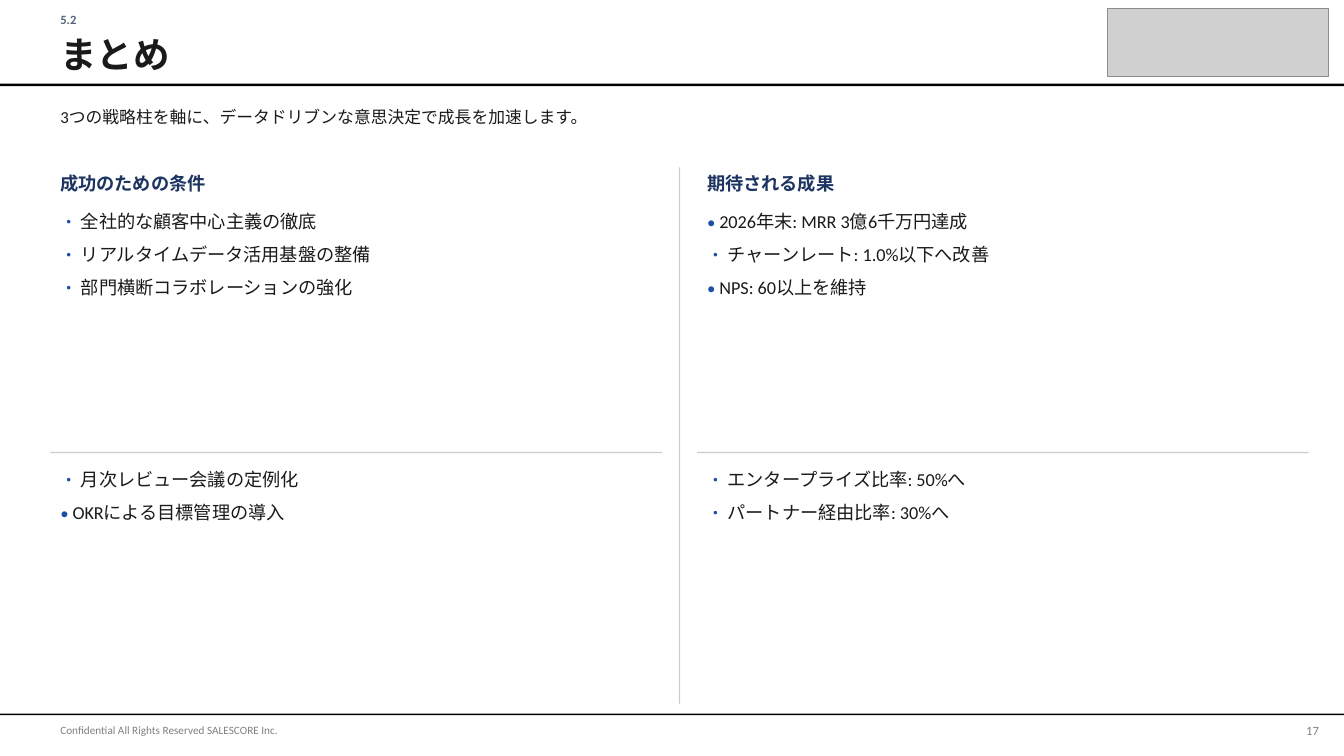
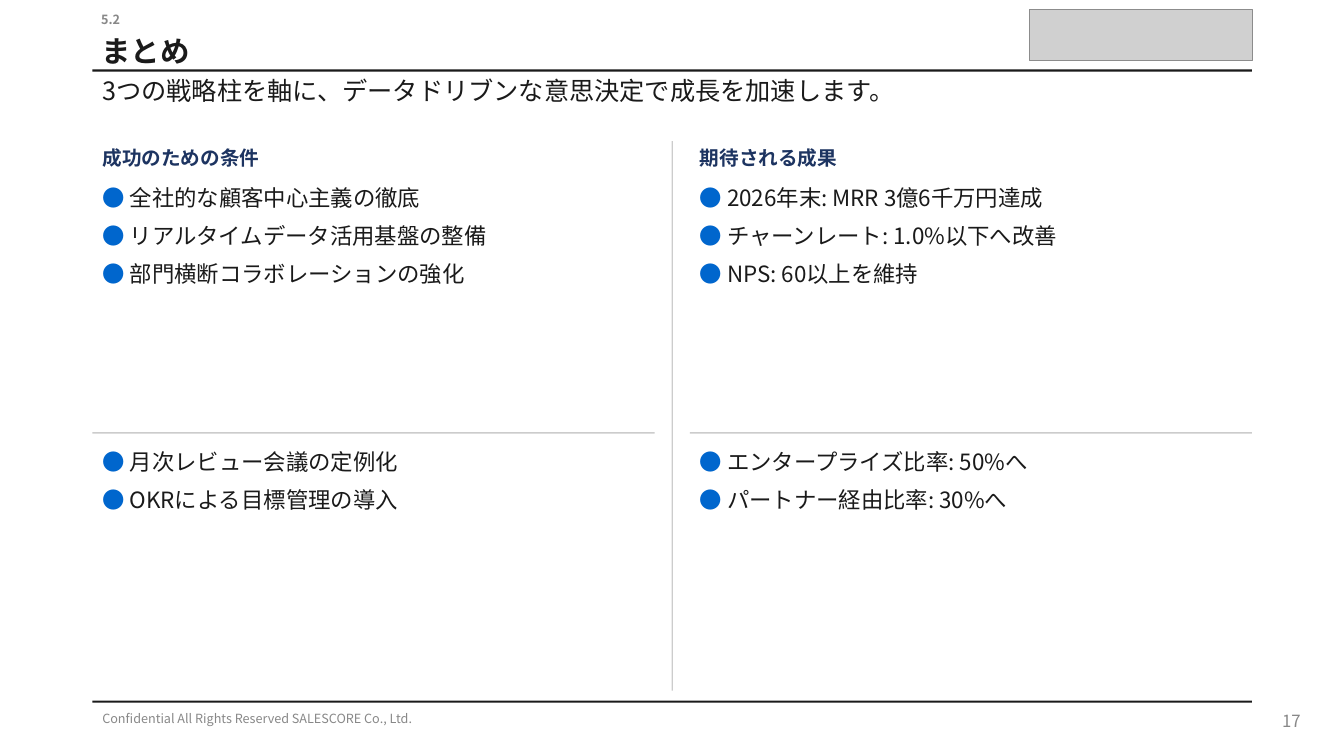
Before and after one commit to shintanagami-netizen/-, a slide deck: slide 17 of demo_sample.pptx. Drawn at 1344x756 pixels with LibreOffice and Linux fonts; fonts in the diff are those of the drawing; grey boxes stand for pictures. Boxes give left, top, right and bottom in pixels: in the first picture for what was removed or moved away, otherwise in the second. Text is boxed around its words. In the diff, an @@ line names an element or a change of style, - is before the commit and + after.

```diff
--- a/demo_sample.pptx
+++ b/demo_sample.pptx
@@ text "5.2": place and size @@
-text "5.2" at bbox=[60, 16, 76, 24]
+text "5.2" at bbox=[101, 14, 120, 24]
@@ text "5.2" at bbox=[101, 14, 120, 24]: font Calibri to Noto Sans CJK JP, text colour #55657A to #888888 @@
@@ text "まとめ": place and size @@
-text "まとめ" at bbox=[60, 38, 169, 71]
+text "まとめ" at bbox=[101, 38, 189, 70]
@@ text "まとめ" at bbox=[101, 38, 189, 70]: size 26 to 21 pt, font Calibri to Noto Sans CJK JP @@
@@ picture: place and size @@
-picture at bbox=[1107, 8, 1329, 77]
+picture at bbox=[1029, 9, 1252, 60]
@@ text "3つの戦略柱を軸に、データドリブンな意思決定で成長を加速します。": place and size @@
-text "3つの戦略柱を軸に、データドリブンな意思決定で成長を加速します。" at bbox=[60, 110, 587, 125]
+text "3つの戦略柱を軸に、データドリブンな意思決定で成長を加速します。" at bbox=[102, 78, 894, 102]
@@ text "3つの戦略柱を軸に、データドリブンな意思決定で成長を加速します。" at bbox=[102, 78, 894, 102]: size 12 to 18 pt, font Calibri to Noto Sans CJK JP @@
@@ rectangle at bbox=[93, 70, 1252, 72]: fill #000000 to #1A1A1A @@
@@ rectangle: place and size @@
-rectangle at bbox=[0, 84, 1344, 87]
+rectangle at bbox=[93, 70, 1252, 72]
@@ text "成功のための条件": place and size @@
-text "成功のための条件" at bbox=[60, 174, 205, 192]
+text "成功のための条件" at bbox=[102, 148, 259, 167]
@@ text "成功のための条件" at bbox=[102, 148, 259, 167]: size 13 to 14 pt, font Calibri to Noto Sans CJK JP @@
@@ rectangle: place and size @@
-rectangle at bbox=[679, 167, 680, 704]
+rectangle at bbox=[671, 141, 673, 691]
@@ text "期待される成果" at bbox=[700, 148, 837, 167]: size 13 to 14 pt, font Calibri to Noto Sans CJK JP @@
@@ text "期待される成果": place and size @@
-text "期待される成果" at bbox=[707, 174, 834, 192]
+text "期待される成果" at bbox=[700, 148, 837, 167]
@@ text at bbox=[130, 187, 487, 284]: text changed; size 13 to 16 pt; font Calibri to Noto Sans CJK JP @@
-• 全社的な顧客中心主義の徹底
-• リアルタイムデータ活用基盤の整備
-• 部門横断コラボレーションの強化
+● 全社的な顧客中心主義の徹底
+● リアルタイムデータ活用基盤の整備
+● 部門横断コラボレーションの強化
@@ text at bbox=[727, 187, 1056, 284]: text changed; size 13 to 16 pt; font Calibri to Noto Sans CJK JP @@
-• 2026年末: MRR 3億6千万円達成
-• チャーンレート: 1.0%以下へ改善
-• NPS: 60以上を維持
+● 2026年末: MRR 3億6千万円達成
+● チャーンレート: 1.0%以下へ改善
+● NPS: 60以上を維持
@@ rectangle: place and size @@
-rectangle at bbox=[50, 452, 662, 453]
+rectangle at bbox=[93, 433, 655, 434]
@@ rectangle: place and size @@
-rectangle at bbox=[698, 452, 1310, 453]
+rectangle at bbox=[690, 433, 1252, 434]
@@ text at bbox=[130, 451, 398, 510]: text changed; size 13 to 16 pt; font Calibri to Noto Sans CJK JP @@
-• 月次レビュー会議の定例化
-• OKRによる目標管理の導入
+● 月次レビュー会議の定例化
+● OKRによる目標管理の導入
@@ text at bbox=[727, 451, 1028, 510]: text changed; size 13 to 16 pt; font Calibri to Noto Sans CJK JP @@
-• エンタープライズ比率: 50%へ
-• パートナー経由比率: 30%へ
+● エンタープライズ比率: 50%へ
+● パートナー経由比率: 30%へ
@@ rectangle: place and size @@
-rectangle at bbox=[0, 714, 1344, 716]
+rectangle at bbox=[93, 701, 1252, 703]
@@ rectangle at bbox=[93, 701, 1252, 703]: fill #000000 to #1A1A1A @@
@@ text at bbox=[102, 713, 412, 726]: text changed; size 8 to 9 pt; font Calibri to Noto Sans CJK JP; text colour #808080 to #888888 @@
-Confidential All Rights Reserved SALESCORE Inc.
+Confidential All Rights Reserved SALESCORE Co., Ltd.
@@ text "17": place and size @@
-text "17" at bbox=[1306, 727, 1319, 735]
+text "17" at bbox=[1282, 715, 1301, 727]
@@ text "17" at bbox=[1282, 715, 1301, 727]: size 9 to 12 pt, font Calibri to Noto Sans CJK JP, text colour #808080 to #888888 @@
```
Also in this commit, not shown: 16 other slides changed, 2 other files.
